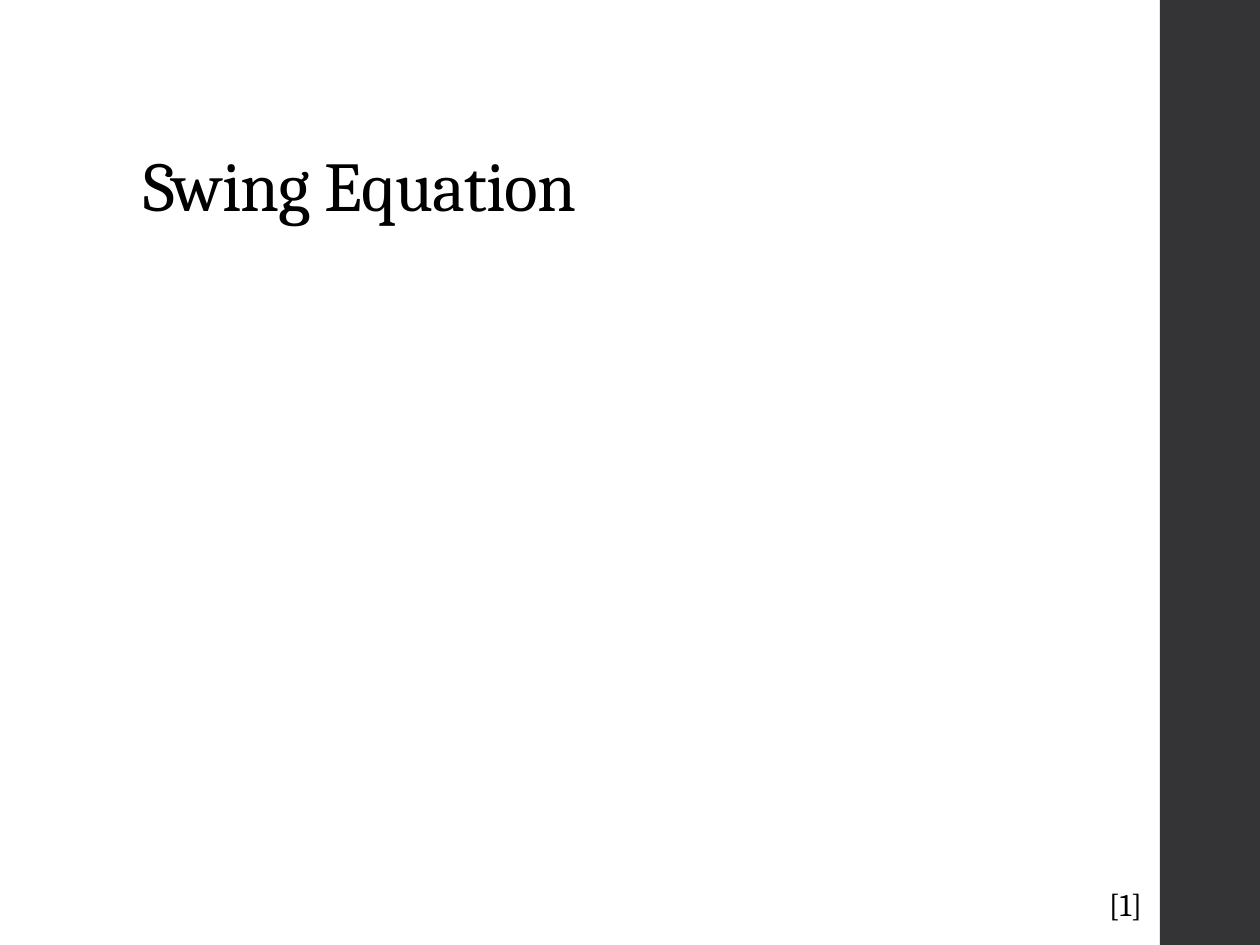
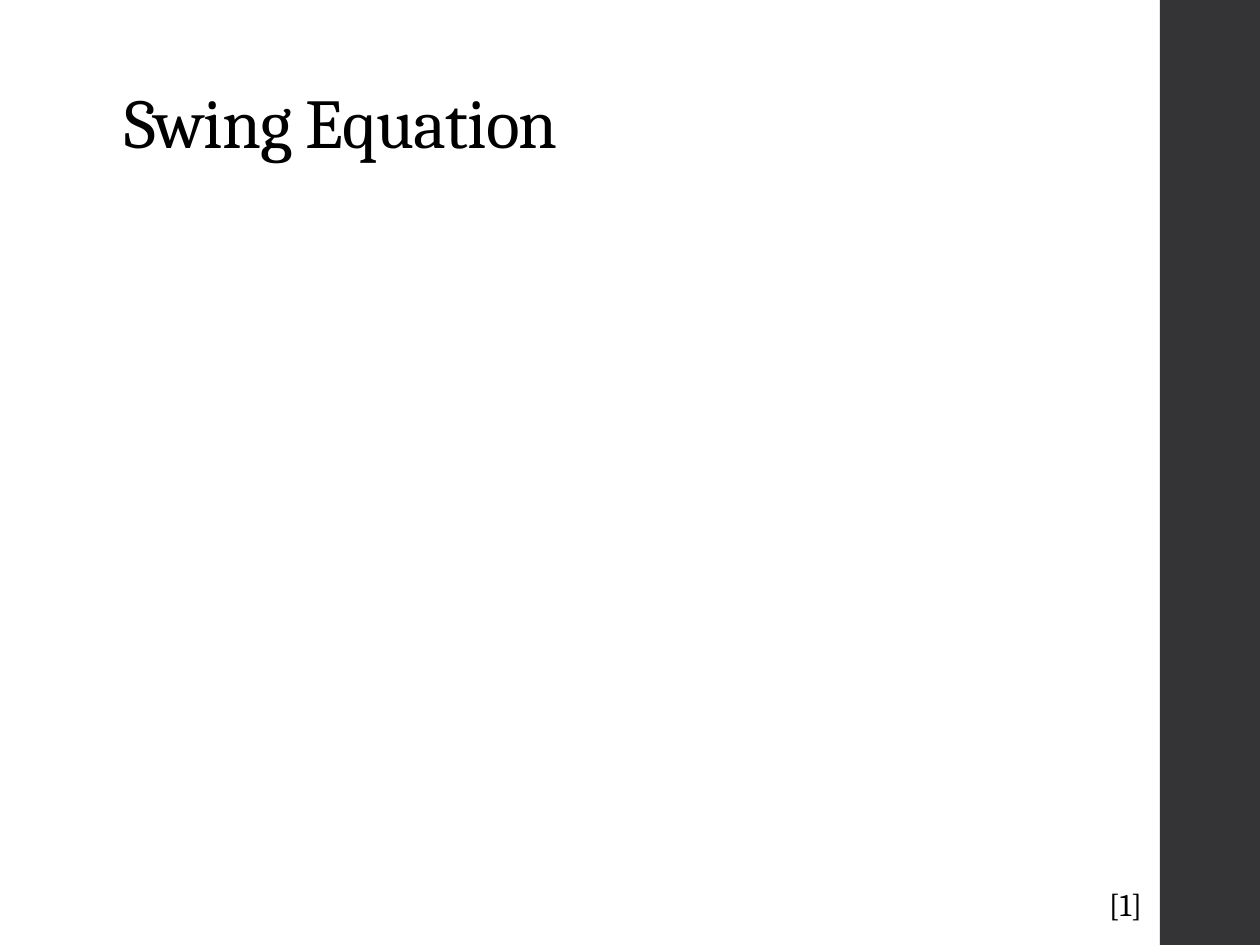
Before and after one commit to mswan96/SUPERB, a slide deck: slide 9 of Literature Review.pptx. Drawn at 1260x945 pixels with LibreOffice and Linux fonts; fonts in the diff are those of the drawing; grey boxes stand for pictures. Boxes give left, top, right and bottom in pixels: in the first picture for what was removed or moved away, otherwise in the second. Text is boxed around its words. In the diff, an @@ line names an element or a change of style, - is before the commit and + after.

```diff
--- a/Literature Review.pptx
+++ b/Literature Review.pptx
@@ title "Swing Equation": place and size @@
-title "Swing Equation" at bbox=[143, 163, 577, 226]
+title "Swing Equation" at bbox=[124, 100, 558, 163]
```
Also in this commit, not shown: 5 slides added, 2 other files.
